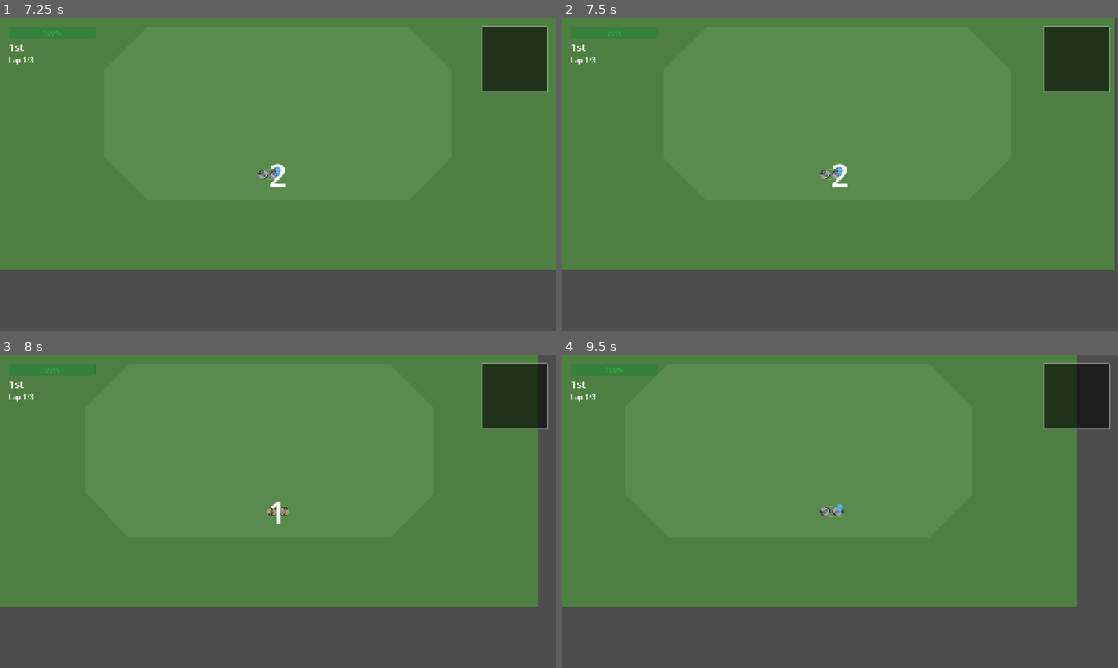
Above: before the commit, frames 1-4 (two rows, left to right).
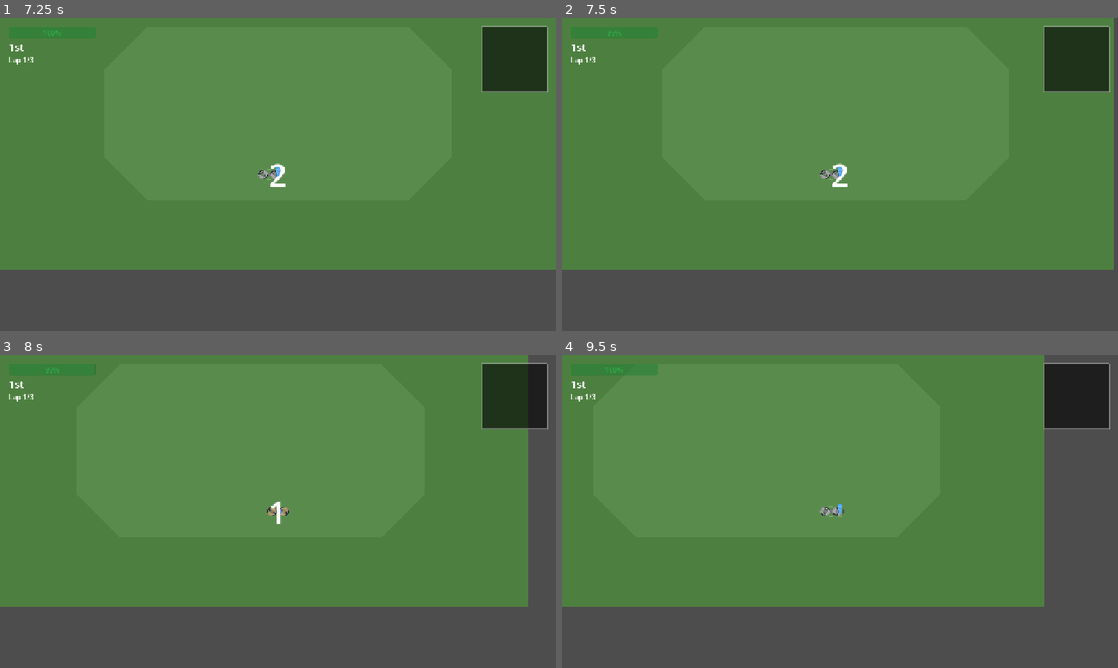
Above: after the commit, the same moments.

Repository: koniho/godot-cyclocross
Game: Godot game, scene res://scenes/title.tscn
Two runs of this game, one before a commit and one after it. Both use one fixed random seed, a clock stepped at 60 frames per second and the inputs below.
Inputs (mouse positions are in pixels of both pictures, inside the frame that each line leads up to):
- Up to frame 1 (7.25 s): click "START RACE" at 0.5 s; tap Enter at 1.25 s; move the mouse to (400, 158) at 1.27 s; hold D (steer_right) 1.28-2 s; tap S (dismount) at 1.35, 2.85, 4.55, 6.05 s; click (400, 158) at 1.42 s; drag from (166, 190) to (250, 237) at 2.02 s; tap R (debug_restart) at 2.75, 3.5, 5 s; move the mouse to (333, 105) at 2.77 s; hold D (steer_right) 2.78-3.5 s; drag from (250, 237) to (111, 127) at 3.52 s; move the mouse to (444, 221) at 4.27 s; hold A (steer_left) 4.28-5 s; tap Q at 4.35 s; drag from (111, 127) to (194, 96) at 5.02 s; move the mouse to (305, 174) at 5.77 s; hold Down (brake) 5.78-6.5 s; tap 2 at 5.85 s; click (305, 174) at 5.92 s; drag from (194, 96) to (166, 190) at 6.52 s
- Up to frame 2 (7.5 s): tap R (debug_restart) at 7.25 s; move the mouse to (962, 158) at 7.27 s; hold Up from 7.28 s (still down); tap 4 at 7.35 s
- Up to frame 3 (8 s): keep holding Up; tap S (dismount) at 7.55 s
- Up to frame 4 (9.5 s): release Up at 8 s; drag from (728, 527) to (812, 574) at 8.02 s; move the mouse to (895, 442) at 8.77 s; hold Down (brake) from 8.78 s (still down); tap 6 at 8.85 s; tap S (dismount) at 9.05 s

Frame 1 is identical in both runs. In frame 2, 0.1% of the frame differs, in the area x 99-100%, y 0-81%; in frame 3, 1.1%; in frame 4, 3.5%, in the area x 46-93%, y 0-81%.

Commit message:
Replace crash mechanic with stumble system, tune acceleration/coasting
Stumble: speed penalty + steering wobble + 15% stamina drain + red flash.
No state change — rider keeps riding. Penalties by severity:
- Tape collision: 30% speed loss, 0.5s wobble
- Slide-out: 50% speed loss, 0.8s wobble
- Off-course: 60% speed loss, 1.0s wobble
Multiple stumbles compound via stamina drain.

Also: acceleration 50 → 75 px/s² (1.5x), grass deceleration 30 → 15,
pavement deceleration 10 → 6 for more efficient coasting on flat ground.

Co-Authored-By: Claude Opus 4.6 (1M context) <noreply@anthropic.com>

Diff:
--- a/src/course/terrain_types.gd
+++ b/src/course/terrain_types.gd
@@ -19,14 +19,14 @@
 	Type.GRASS: {
 		"name": "Grass",
 		"max_speed_mult": 0.76,   # ~320 px/s (36 km/h)
-		"deceleration": 30.0,     # coasts to stop in ~11s from full speed
+		"deceleration": 15.0,     # coasts to stop in ~21s from full speed
 		"grip": 0.9,
 		"color": Color(0.3, 0.5, 0.2)
 	},
 	Type.PAVEMENT: {
 		"name": "Pavement",
 		"max_speed_mult": 1.0,    # 420 px/s (47 km/h)
-		"deceleration": 10.0,     # barely rolls out
+		"deceleration": 6.0,      # coasts very efficiently
 		"grip": 1.0,
 		"color": Color(0.4, 0.4, 0.4)
 	},
--- a/src/rider/rider.gd
+++ b/src/rider/rider.gd
@@ -10,7 +10,7 @@
 
 @export_group("Movement")
 @export var max_speed: float = 420.0       # pavement top speed px/s (~47 km/h)
-@export var acceleration: float = 50.0    # px/s²
+@export var acceleration: float = 75.0    # px/s²
 @export var drift_factor: float = 0.9
 
 @export_group("Steering")
@@ -77,6 +77,8 @@
 var _wheel_rear:  CollisionShape2D = null
 var _wheel_angle: float = 0.0   # visual rotation accumulator (radians)
 var _slope: float = 0.0         # current terrain slope (positive = uphill)
+var _wobble_timer: float = 0.0  # seconds remaining of steering wobble
+var _stumble_flash: float = 0.0 # seconds remaining of red flash
 
 @onready var sprite: Sprite2D = $Sprite2D
 @onready var bike_sprite: Sprite2D = $BikeSprite
@@ -111,7 +113,9 @@
 		else:
 			_wheel_rear = col
 
-func _process(_delta: float) -> void:
+func _process(delta: float) -> void:
+	if _stumble_flash > 0.0:
+		_stumble_flash -= delta
 	queue_redraw()
 
 func _physics_process(delta):
@@ -228,14 +232,17 @@
 	var forward := Vector2.RIGHT.rotated(heading)
 	var lateral_velocity := velocity - forward * velocity.dot(forward)
 
-	# Slide-out check: centripetal acceleration v*ω — too tight at speed → crash.
-	# This happens when e.g. braking into a corner built up turn rate, then re-accelerating.
+	# Slide-out check: centripetal acceleration v*ω — too tight at speed → stumble.
 	var centripetal := current_speed * absf(steering_rate)
 	if centripetal > slide_threshold * grip:
-		current_speed *= 0.35
-		steering_rate = 0.0
-		_crash()
-		return
+		_stumble(0.5, 0.8)
+		steering_rate *= 0.3
+		return
+
+	# Apply wobble from recent stumble
+	if _wobble_timer > 0.0:
+		_wobble_timer -= delta
+		steering_rate += randf_range(-3.0, 3.0) * delta * (_wobble_timer / 0.8)
 
 	velocity = forward * current_speed + lateral_velocity * (grip * drift_factor)
 
@@ -376,10 +383,15 @@
 			PackedColorArray([sh_col, sh_col, sh_col, sh_col])
 		)
 
+	# Stumble flash: tint red briefly on hit
+	var flash := _stumble_flash > 0.0 and fmod(_stumble_flash, 0.15) < 0.075
+	var rider_col := Color(1.0, 0.3, 0.3) if flash else Color(0.25, 0.55, 0.90)
+	var frame_col := Color(0.9, 0.3, 0.2) if flash else Color(0.55, 0.42, 0.22)
+
 	match state:
 		State.RIDING, State.MOUNTING, State.DISMOUNTING:
-			_draw_bike(fwd, side, lift, Color(0.55, 0.42, 0.22), Color(0.2, 0.2, 0.22), pitch_px)
-			_draw_rider_body(fwd * 3.0 + lift + Vector2(0.0, -pitch_px * 0.3), Color(0.25, 0.55, 0.90))
+			_draw_bike(fwd, side, lift, frame_col, Color(0.2, 0.2, 0.22), pitch_px)
+			_draw_rider_body(fwd * 3.0 + lift + Vector2(0.0, -pitch_px * 0.3), rider_col)
 
 		State.JUMPING:
 			_draw_bike(fwd, side, lift, Color(0.70, 0.60, 0.18), Color(0.25, 0.25, 0.25), 0.0)
@@ -509,41 +521,30 @@
 		state = State.RIDING
 		state_changed.emit(state)
 
+## Stumble: speed penalty + wobble + stamina drain. No state change — keeps riding.
+## speed_mult: how much speed to keep (0.5 = lose half)
+## wobble_time: seconds of steering instability
+func _stumble(speed_mult: float, wobble_time: float) -> void:
+	current_speed *= speed_mult
+	_wobble_timer = maxf(_wobble_timer, wobble_time)
+	_stumble_flash = 0.5
+	stamina = maxf(stamina - max_stamina * 0.15, 0.0)
+	stamina_changed.emit(stamina)
+	AudioManager.play("crash")
+
 func _crash():
-	state = State.CRASHED
-	state_changed.emit(state)
-	current_speed *= 0.3
-	AudioManager.play("crash")
-	get_tree().create_timer(2.0).timeout.connect(_recover_from_crash)
+	# Slide-out / general crash → stumble with moderate penalty
+	_stumble(0.5, 0.8)
 
 func crash_into_tape() -> void:
-	# Hitting course tape: brief crash then recover dismounted
+	# Tape collision: light stumble — speed cut + brief wobble
 	if state == State.CRASHED or state == State.DISMOUNTED:
 		return
-	state = State.CRASHED
-	state_changed.emit(state)
-	current_speed *= 0.15
-	AudioManager.play("crash")
-	get_tree().create_timer(1.5).timeout.connect(func():
-		if state == State.CRASHED:
-			state = State.DISMOUNTED
-			state_changed.emit(state))
+	_stumble(0.7, 0.5)
 
 func _crash_off_course():
-	# Going off-course: crash and recover dismounted (like real cyclocross)
-	state = State.CRASHED
-	state_changed.emit(state)
-	current_speed *= 0.2
-	AudioManager.play("crash")
-	get_tree().create_timer(2.0).timeout.connect(func():
-		if state == State.CRASHED:
-			state = State.DISMOUNTED
-			state_changed.emit(state))
-
-func _recover_from_crash():
-	if state == State.CRASHED:
-		state = State.RIDING
-		state_changed.emit(state)
+	# Off-course: heavier stumble
+	_stumble(0.4, 1.0)
 
 func _get_terrain_properties() -> Dictionary:
 	if course and course.has_method("get_terrain_at"):
